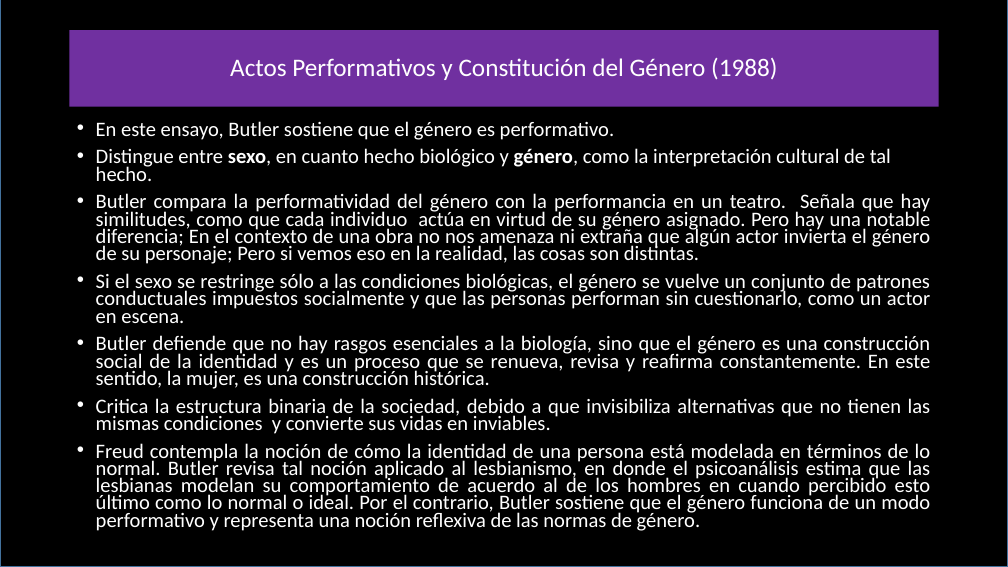
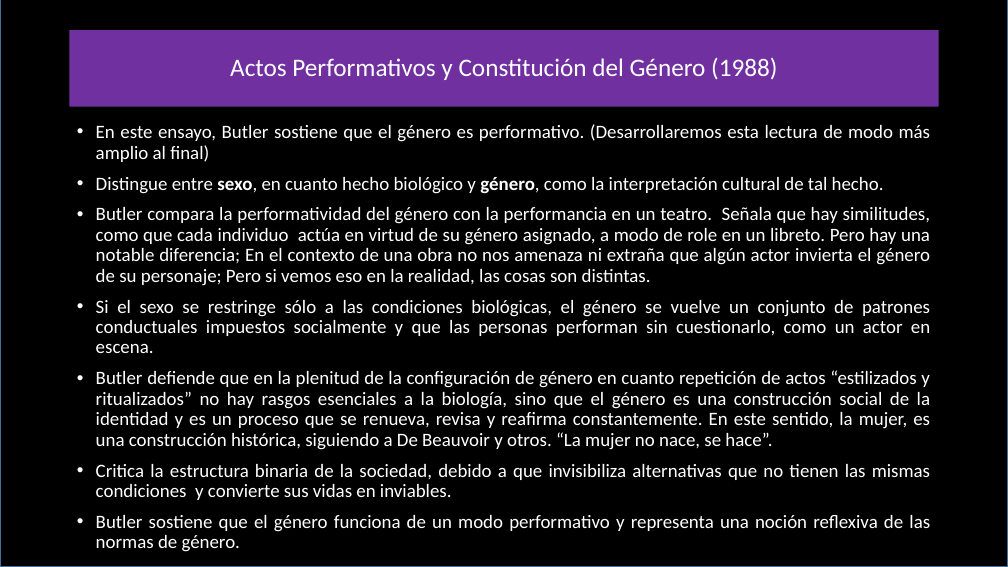
Before and after one commit to zaboltar/zaboltar.github.io, a slide deck: slide 14 of assets uarm/2019 sol-penscri-justfilpol/Judith Butler.pptx (slide 13 before the commit). Drawn at 1008x567 pixels with LibreOffice and Linux fonts; fonts in the diff are those of the drawing. Boxes give left, top, right and bottom in pixels: in the first picture for what was removed or moved away, otherwise in the second. Text is boxed around its words. In the diff, an @@ line names an element or a change of style, - is before the commit and + after.

```diff
--- a/assets uarm/2019 sol-penscri-justfilpol/Judith Butler.pptx
+++ b/assets uarm/2019 sol-penscri-justfilpol/Judith Butler.pptx
@@ text at [96,124,931,162]: text changed; size 19.6 to 18 pt @@
-• En este ensayo, Butler sostiene que el género es performativo.
+• En este ensayo, Butler sostiene que el género es performativo. (Desarrollaremos esta lectura de modo más amplio al final)
@@ text at [96,177,930,500]: size 19.6 to 18 pt in "Distingue entre sexo, en cuanto hecho biológico ...", "Si el sexo se restringe sólo a ...", "Critica la estructura binaria de la sociedad, ..."; line spacing 0.7 to 0.9 @@
@@ text at [96,207,930,286]: text changed; size 19.6 to 18 pt @@
-• Butler compara la performatividad del género con la performancia en un teatro. Señala que hay similitudes, como que cada individuo actúa en virtud de su género asignado. Pero hay una notable diferencia; En el contexto de una obra no nos amenaza ni extraña que algún actor invierta el género de su personaje; Pero si vemos eso en la realidad, las cosas son distintas.
+• Butler compara la performatividad del género con la performancia en un teatro. Señala que hay similitudes, como que cada individuo actúa en virtud de su género asignado, a modo de role en un libreto. Pero hay una notable diferencia; En el contexto de una obra no nos amenaza ni extraña que algún actor invierta el género de su personaje; Pero si vemos eso en la realidad, las cosas son distintas.
@@ text at [96,370,930,450]: text changed; size 19.6 to 18 pt @@
-• Butler defiende que no hay rasgos esenciales a la biología, sino que el género es una construcción social de la identidad y es un proceso que se renueva, revisa y reafirma constantemente. En este sentido, la mujer, es una construcción histórica.
+• Butler defiende que en la plenitud de la configuración de género en cuanto repetición de actos “estilizados y ritualizados” no hay rasgos esenciales a la biología, sino que el género es una construcción social de la identidad y es un proceso que se renueva, revisa y reafirma constantemente. En este sentido, la mujer, es una construcción histórica, siguiendo a De Beauvoir y otros. “La mujer no nace, se hace”.
@@ text at [96,515,930,552]: text changed; size 19.6 to 18 pt @@
-• Freud contempla la noción de cómo la identidad de una persona está modelada en términos de lo normal. Butler revisa tal noción aplicado al lesbianismo, en donde el psicoanálisis estima que las lesbianas modelan su comportamiento de acuerdo al de los hombres en cuando percibido esto último como lo normal o ideal. Por el contrario, Butler sostiene que el género funciona de un modo performativo y representa una noción reflexiva de las normas de género.
+• Butler sostiene que el género funciona de un modo performativo y representa una noción reflexiva de las normas de género.
```
Also in this commit, not shown: 10 other slides changed, 17 slides added, 3 other files.
